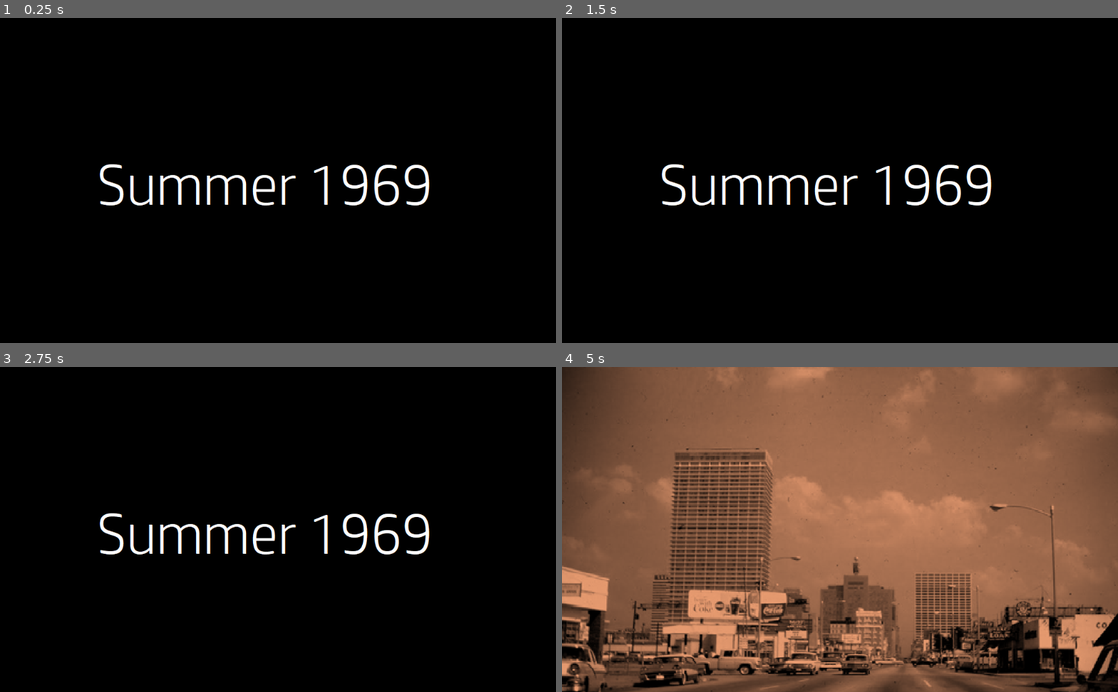
Above: before the commit, frames 1-4 (two rows, left to right).
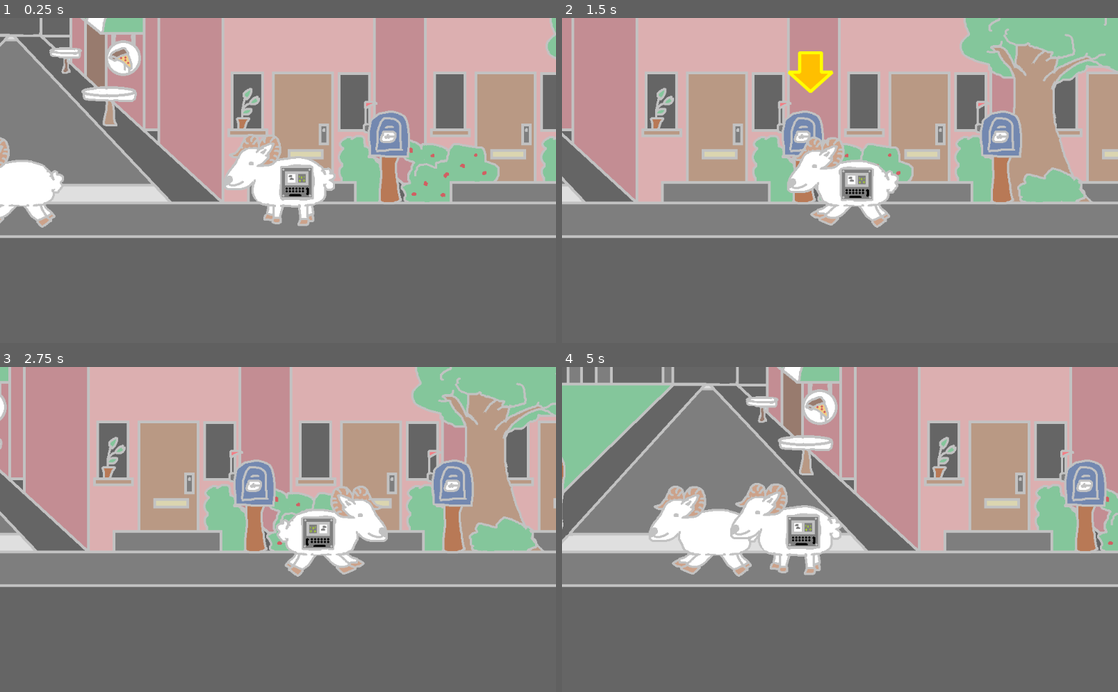
Above: after the commit, the same moments.

Repository: Escapegoat-Games/install-more-ram
Game: Godot game, scene res://Game.tscn
Two runs of this game, one before a commit and one after it. Both use one fixed random seed, a clock stepped at 60 frames per second and the inputs below. Before the commit the project starts from res://IntroMovie.tscn. The engine's default icon, where the game draws it, is replaced by a stand-in: a white triangle on a blue panel in a dark square.
Inputs:
- Up to frame 1 (0.25 s): no input
- Up to frame 2 (1.5 s): hold D (move_right) 0.53-1.28 s; tap Space (select) at 0.6, 1.35 s; hold A (move_left) from 1.28 s (still down)
- Up to frame 3 (2.75 s): release A (move_left) at 2.03 s; hold D (move_right) from 2.03 s (still down); tap Space (select) at 2.1 s
- Up to frame 4 (5 s): release D (move_right) at 2.78 s; hold W (move_up) 2.78-3.53 s; tap Space (select) at 2.85, 3.6, 4.35 s; hold A (move_left) from 3.53 s (still down)

The runs differ from the first frame. In frame 1, 100% of the frame differs, in the area x 0-100%, y 0-100%; in frame 2, 100%; in frame 3, 100%; in frame 4, 100%.

Commit message:
Add sound

Diff:
--- a/EndingMovie.tscn
+++ b/EndingMovie.tscn
@@ -24,7 +24,6 @@
 img_06 = null
 img_07 = null
 sound_01 = null
-sound_02 = null
 
 [node name="VideoPlayer" type="TextureRect" parent="." index="0"]
 
--- a/Game.tscn
+++ b/Game.tscn
@@ -102,7 +102,6 @@
 
 [node name="HUD" type="CanvasLayer" parent="." index="1"]
 
-editor/display_folded = true
 layer = 1
 offset = Vector2( 0, 0 )
 rotation = 0.0
@@ -112,6 +111,7 @@
 
 [node name="UI" type="MarginContainer" parent="HUD" index="0"]
 
+editor/display_folded = true
 anchor_left = 0.0
 anchor_top = 0.0
 anchor_right = 1.0
@@ -207,6 +207,15 @@
 max_lines_visible = -1
 _sections_unfolded = [ "Margin", "Size Flags", "custom_colors", "custom_fonts", "custom_styles" ]
 
+[node name="SFXPlayer" type="AudioStreamPlayer" parent="HUD" index="1"]
+
+stream = null
+volume_db = 0.0
+autoplay = false
+mix_target = 0
+bus = "Master"
+_sections_unfolded = [ "Pause" ]
+
 [node name="GameManager" type="Node" parent="." index="2"]
 
 script = ExtResource( 8 )
--- a/IntroMovie.tscn
+++ b/IntroMovie.tscn
@@ -9,9 +9,8 @@
 [ext_resource path="res://Assets/Video/intro_frames/intro_02_edited.png" type="Texture" id=7]
 [ext_resource path="res://Assets/Video/intro_frames/intro_text_03.png" type="Texture" id=8]
 [ext_resource path="res://Assets/Video/intro_frames/camera-shutter-click-01.wav" type="AudioStream" id=9]
-[ext_resource path="res://Assets/Video/intro_frames/camera-shutter-click-08.wav" type="AudioStream" id=10]
 
-[node name="IntroMovie" type="MarginContainer" index="0"]
+[node name="IntroMovie" type="MarginContainer"]
 
 anchor_left = 0.0
 anchor_top = 0.0
@@ -32,7 +31,6 @@
 img_06 = ExtResource( 7 )
 img_07 = ExtResource( 8 )
 sound_01 = ExtResource( 9 )
-sound_02 = ExtResource( 10 )
 
 [node name="VideoPlayer" type="TextureRect" parent="." index="0"]
 
--- a/Scenes/AreaNASA.tscn
+++ b/Scenes/AreaNASA.tscn
@@ -8,6 +8,8 @@
 [ext_resource path="res://Assets/Sprites/nasa_00.png" type="Texture" id=6]
 [ext_resource path="res://Assets/Sprites/nasa_01 (2).png" type="Texture" id=7]
 [ext_resource path="res://Scripts/EndingNPC.gd" type="Script" id=8]
+[ext_resource path="res://Assets/Sprites/ram_animated0006.png" type="Texture" id=9]
+[ext_resource path="res://Assets/Sprites/ram_animated0007.png" type="Texture" id=10]
 
 [sub_resource type="RectangleShape2D" id=1]
 
@@ -26,13 +28,13 @@
 [sub_resource type="SpriteFrames" id=3]
 
 animations = [ {
-"frames": [ ExtResource( 6 ), ExtResource( 7 ) ],
+"frames": [ ExtResource( 9 ), ExtResource( 10 ) ],
 "loop": true,
 "name": "default",
 "speed": 5.0
 } ]
 
-[node name="AreaNASA" type="Node2D"]
+[node name="AreaNASA" type="Node2D" index="0"]
 
 script = ExtResource( 1 )
 left_id = -1
@@ -95,8 +97,9 @@
 
 [node name="EndingNPC" parent="NPCs" index="2" instance=ExtResource( 5 )]
 
-position = Vector2( -358.29, 0 )
+position = Vector2( -358.29, -40 )
 script = ExtResource( 8 )
-dialogue_text = [ "I take you to moon" ]
+_sections_unfolded = [ "Collision", "Transform", "Z Index" ]
+dialogue_text = [ "I'm sure you have had your misgivings about my coworker\\nbut she's just an honest-to-god moon-dreamer.", "but she's just an honest-to-god moon-dreamer", "", "" ]
 textures = SubResource( 3 )
 fail_dialogue_text = [ "You don't have enough ram!" ]
--- a/Scripts/HUD.gd
+++ b/Scripts/HUD.gd
@@ -2,6 +2,7 @@
 
 onready var dialogue_box = $UI/VBoxContainer/DialogueBox
 onready var dialogue_text = $UI/VBoxContainer/DialogueBox/DialogueText
+onready var sfx_player = $SFXPlayer
 
 var current_NPC
 
@@ -10,6 +11,12 @@
 var current_text_index = 0
 var is_playing = false
 var can_play = false
+
+var sfx_01 = load("res://Assets/SFX/blip.wav")
+var sfx_02 = load("res://Assets/SFX/next.wav")
+var sfx_03 = load("res://Assets/SFX/ding.wav")
+var sfx_04 = load("res://Assets/SFX/openTextBox.wav")
+var sfx_05 = load("res://Assets/SFX/save.wav")
 
 signal start_talk
 signal end_talk
@@ -26,10 +33,22 @@
 		if current_text_index < len(current_text[current_array_index]):
 			dialogue_text.text = current_text[current_array_index].substr(0, current_text_index+1)
 			current_text_index += 1
+
+			# play celebration
+			if current_text_index-1 == 0 and current_text[current_array_index][current_text_index-1] == ">":
+				print("hi")
+				sfx_player.stream = sfx_05
+				sfx_player.play()
+
 		elif Input.is_action_just_pressed("select"):
 			if current_array_index < len(current_text)-1:
 				current_text_index = 0
 				current_array_index += 1
+
+				# sfx
+				sfx_player.stream = sfx_03
+				sfx_player.play()
+
 			else:
 				turn_off_dialogue()
 
@@ -77,6 +96,10 @@
 		turn_on_dialogue()
 		emit_signal("start_talk")
 
+		# sfx
+		sfx_player.stream = sfx_04
+		sfx_player.play()
+
 
 func _on_GameManager_play_fail_text():
 	current_text = current_NPC.fail_dialogue_text
--- a/Scripts/Movie.gd
+++ b/Scripts/Movie.gd
@@ -15,7 +15,7 @@
 export(Texture) var img_06
 export(Texture) var img_07
 export(AudioStream) var sound_01
-export(AudioStream) var sound_02
+var sound_02 = load("res://Assets/Video/intro_frames/camera-shutter-click-08.wav")
 
 var current_time = 0
 var audio_counter = 0
--- a/project.godot
+++ b/project.godot
@@ -11,7 +11,7 @@
 [application]
 
 config/name="installMoreRam"
-run/main_scene="res://IntroMovie.tscn"
+run/main_scene="res://Game.tscn"
 boot_splash/image="res://logo_splash.png"
 config/icon="res://icon.png"
 
Not shown, added: Assets/SFX/MENU B_Select.wav.import
Not shown, added: Assets/SFX/MENU_Pick.wav.import
Not shown, added: Assets/SFX/blip.wav.import
Not shown, added: Assets/SFX/ding.wav.import
Not shown, added: Assets/SFX/next.wav.import
Not shown, added: Assets/SFX/openTextBox.wav.import
Not shown, added: Assets/SFX/save.wav.import
Binary file added: Assets/Sprites/ram_animated0006.png
Not shown, added: Assets/Sprites/ram_animated0006.png.import
Binary file added: Assets/Sprites/ram_animated0007.png
Not shown, added: Assets/Sprites/ram_animated0007.png.import
Not shown: 1 places in IntroMovie.tscn that only renumber resources
(and 8 more such lines)
